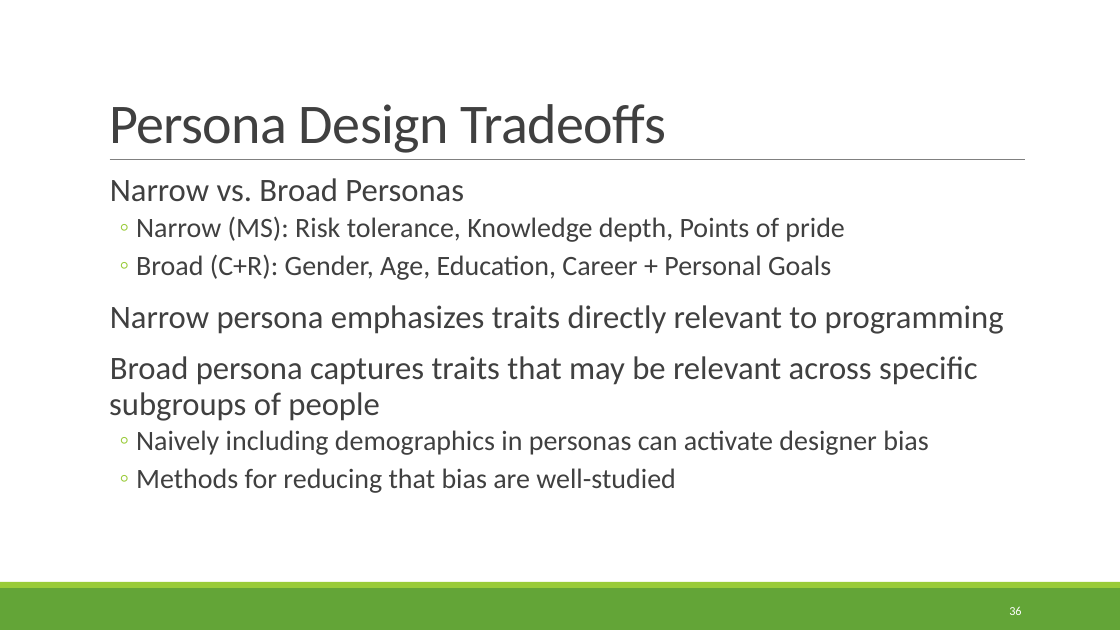
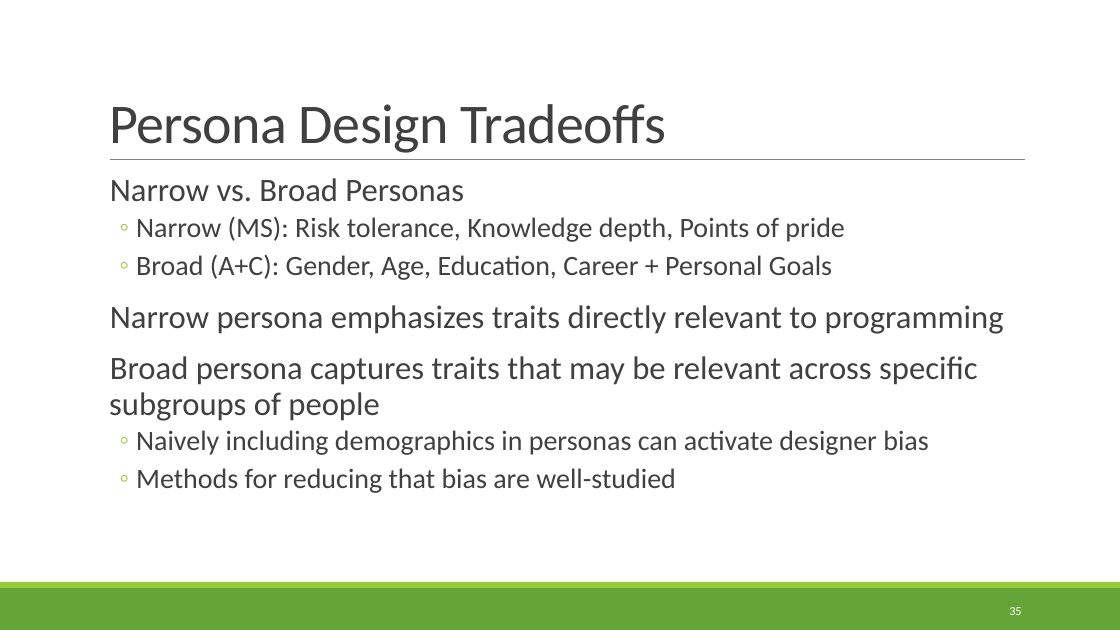
Before and after one commit to rbohrer/pl-course, a slide deck: slide 35 of LectureSlides/08Design1.pptx (slide 36 before the commit). Drawn at 1120x630 pixels with LibreOffice and Linux fonts; fonts in the diff are those of the drawing. Boxes give left, top, right and bottom in pixels: in the first picture for what was removed or moved away, otherwise in the second. Text is boxed around its words. In the diff, an @@ line names an element or a change of style, - is before the commit and + after.

```diff
--- a/LectureSlides/08Design1.pptx
+++ b/LectureSlides/08Design1.pptx
@@ text at (136,254,832,280): text changed @@
-  ◦ Broad (C+R): Gender, Age, Education, Career + Personal Goals
+  ◦ Broad (A+C): Gender, Age, Education, Career + Personal Goals
@@ page number at (1009,607,1021,615): text changed @@
-36
+35
```
Also in this commit, not shown: 2 other slides changed, 1 slide removed, 1 other file.
